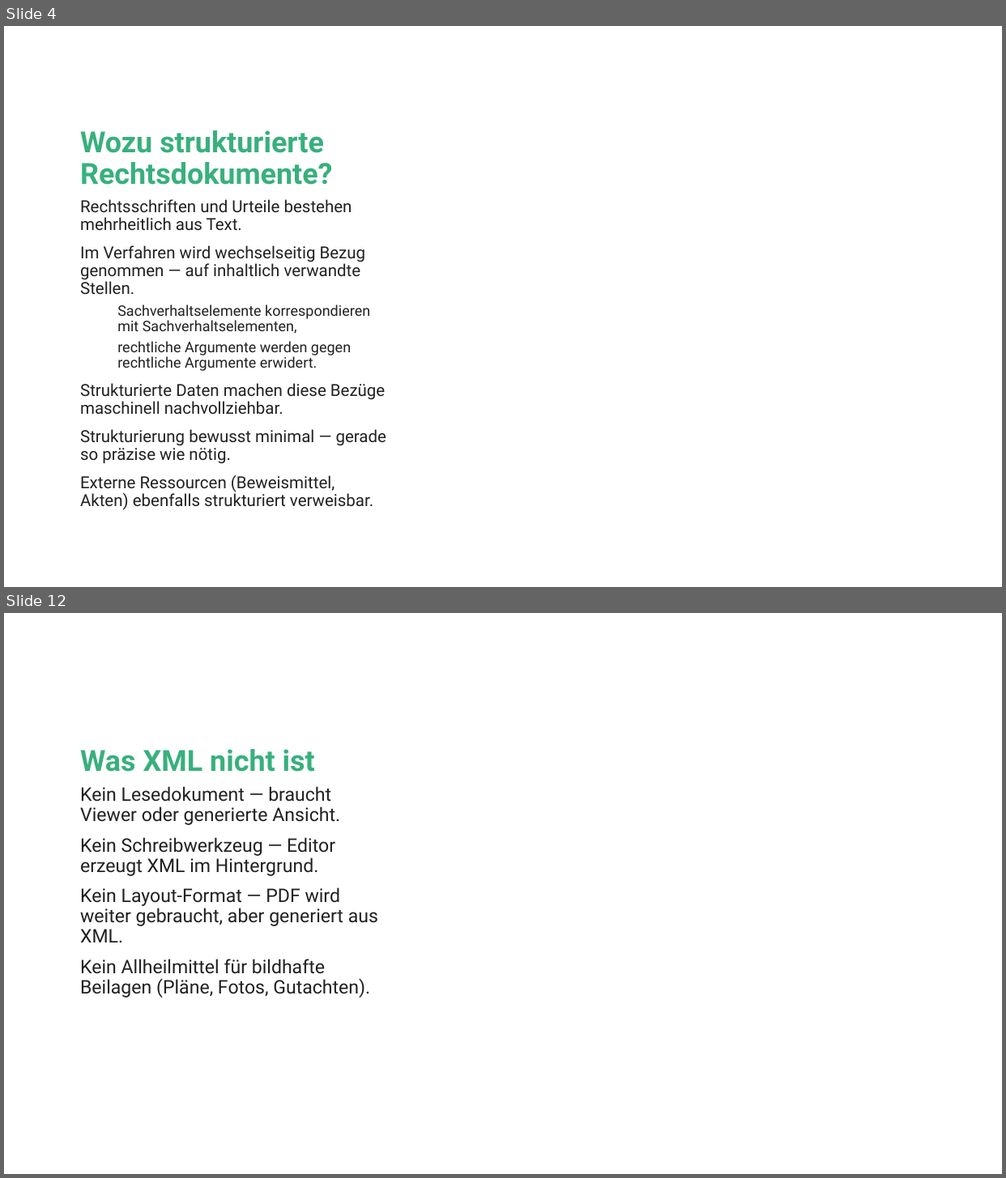
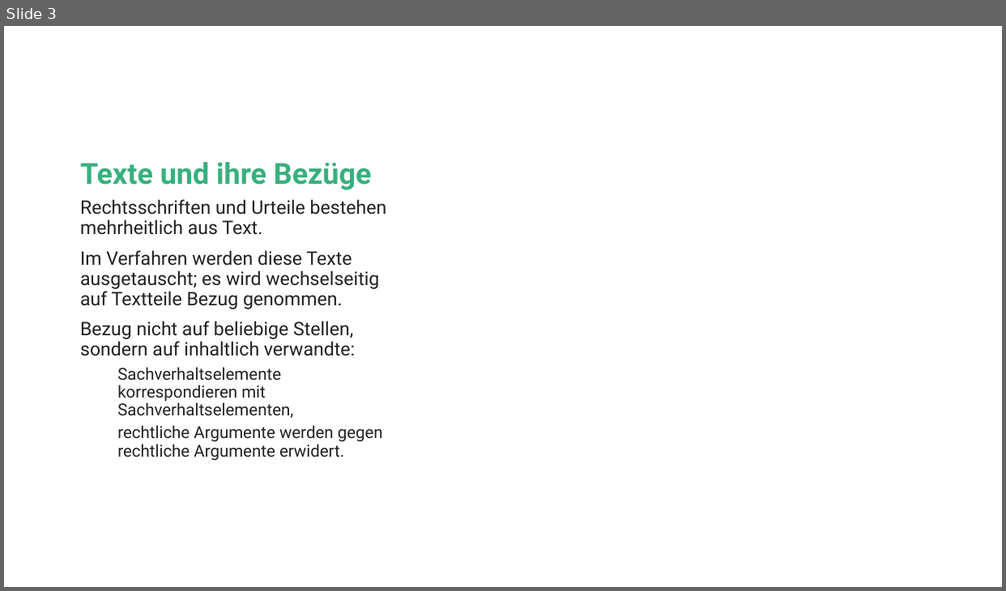
Before and after one commit to jan-nicklaus/LegalXML, a slide deck: Beispiele/sebastian/xml-vorteile.pptx. Shown one above the other, each under a label of ours: slides 4 and 12 before the commit, slide 3 after it; the slides between them are not shown. The pictures are 1006x1178 and 1006x591 pixels, drawn with LibreOffice and Linux fonts; fonts in the diff are those of the drawing; background and template pictures are left out. Boxes give left, top, right and bottom in pixels: in the first picture for what was removed or moved away, otherwise in the second. Text is boxed around its words. In the diff, an @@ line names an element or a change of style, - is before the commit and + after.

```diff
--- a/Beispiele/sebastian/xml-vorteile.pptx
+++ b/Beispiele/sebastian/xml-vorteile.pptx
@@ slide 12 removed at (x1=4, y1=613, x2=1002, y2=1174), background #FFFFFF @@
@@ title removed at (x1=80, y1=749, x2=315, y2=772) @@
-Was XML nicht ist
@@ text removed at (x1=80, y1=786, x2=378, y2=998) @@
-Kein Lesedokument — braucht Viewer oder generierte Ansicht.
-Kein Schreibwerkzeug — Editor erzeugt XML im Hintergrund.
-Kein Layout-Format — PDF wird weiter gebraucht, aber generiert aus XML.
-Kein Allheilmittel für bildhafte Beilagen (Pläne, Fotos, Gutachten).
@@ what was slide 4 is now slide 3 @@
@@ slide 3 changed as well @@
@@ title at (x1=80, y1=162, x2=372, y2=190): text changed @@
-Wozu strukturierte Rechtsdokumente?
+Texte und ihre Bezüge
@@ text at (x1=80, y1=199, x2=387, y2=461): size 16 to 18 pt in "Rechtsschriften und Urteile bestehen mehrheitlich aus Text."; size 14 to 16 pt in "Sachverhaltselemente korrespondieren mit Sachverhaltselement ...", "rechtliche Argumente werden gegen rechtliche Argumente erwid ..." @@
@@ text at (x1=80, y1=250, x2=379, y2=356): text changed; size 16 to 18 pt @@
-Im Verfahren wird wechselseitig Bezug genommen — auf inhaltlich verwandte Stellen.
+Im Verfahren werden diese Texte ausgetauscht; es wird wechselseitig auf Textteile Bezug genommen.
+Bezug nicht auf beliebige Stellen, sondern auf inhaltlich verwandte:
@@ text at (x1=80, y1=383, x2=386, y2=510): paragraphs removed @@
-Strukturierte Daten machen diese Bezüge maschinell nachvollziehbar.
-Strukturierung bewusst minimal — gerade so präzise wie nötig.
-Externe Ressourcen (Beweismittel, Akten) ebenfalls strukturiert verweisbar.
```
Also in this commit, not shown: 2 other slides changed, 2 slides added, 9 other slides removed, 7 other files.
